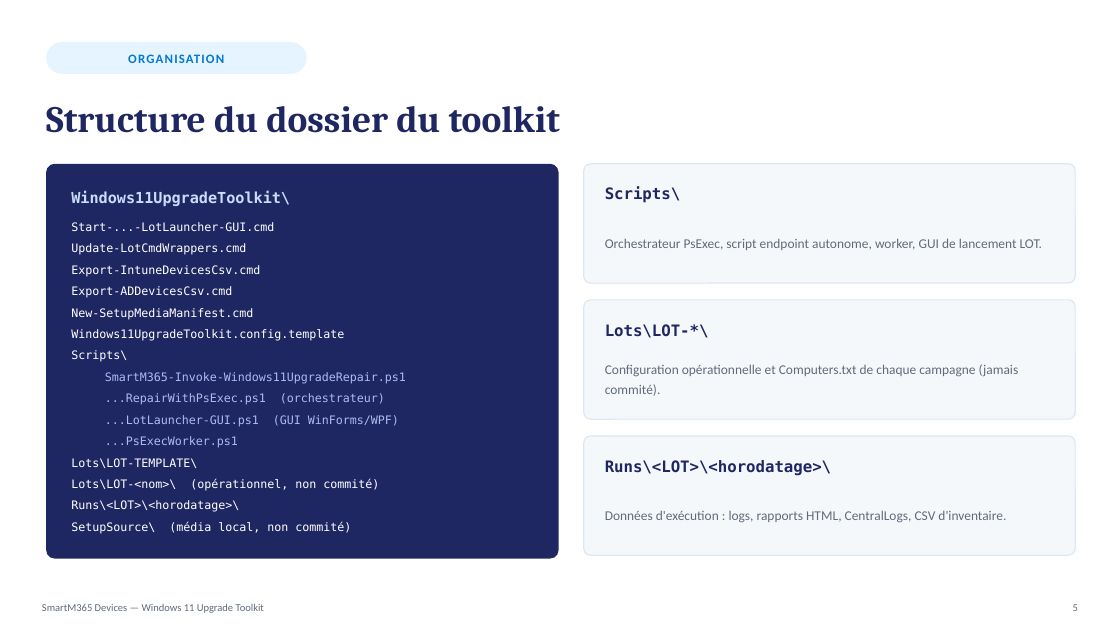
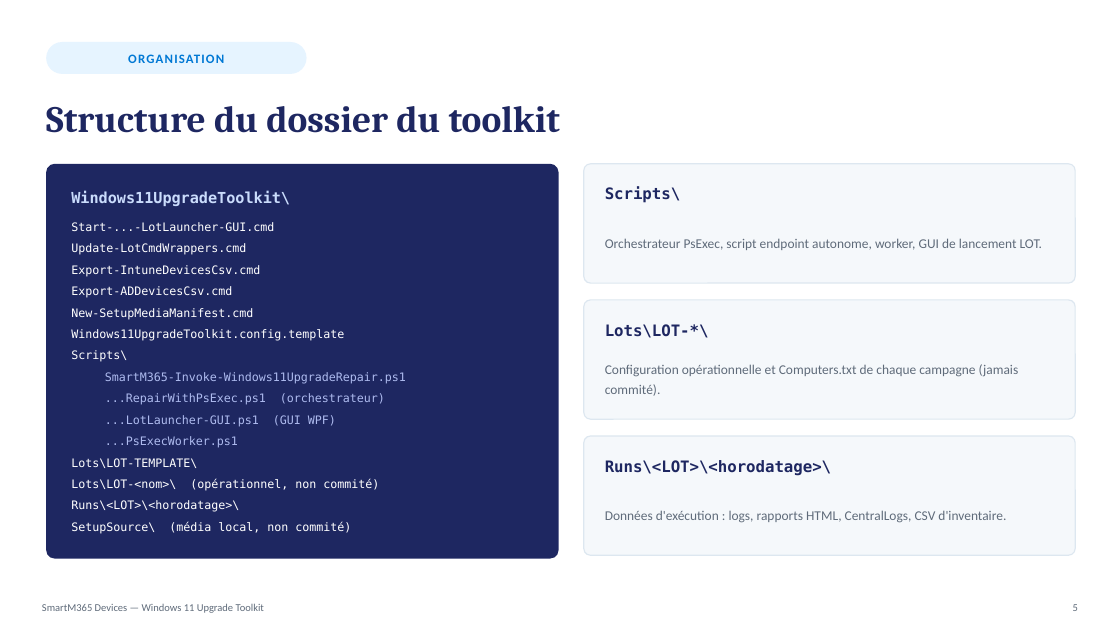
Before and after one commit to khda79/workplacecloudhub.com, a slide deck: slide 5 of SmartM365/Devices/Windows11UpgradeToolkit/Windows11UpgradeToolkit-Procedure-FR.pptx. Drawn at 1120x630 pixels with LibreOffice and Linux fonts; fonts in the diff are those of the drawing. Boxes give left, top, right and bottom in pixels: in the first picture for what was removed or moved away, otherwise in the second. Text is boxed around its words. In the diff, an @@ line names an element or a change of style, - is before the commit and + after.

```diff
--- a/SmartM365/Devices/Windows11UpgradeToolkit/Windows11UpgradeToolkit-Procedure-FR.pptx
+++ b/SmartM365/Devices/Windows11UpgradeToolkit/Windows11UpgradeToolkit-Procedure-FR.pptx
@@ text at (105,415,336,427): text changed @@
-...LotLauncher-GUI.ps1 (GUI WinForms/WPF)
+...LotLauncher-GUI.ps1 (GUI WPF)
```
Also in this commit, not shown: 1 other slide changed, 8 other files.
